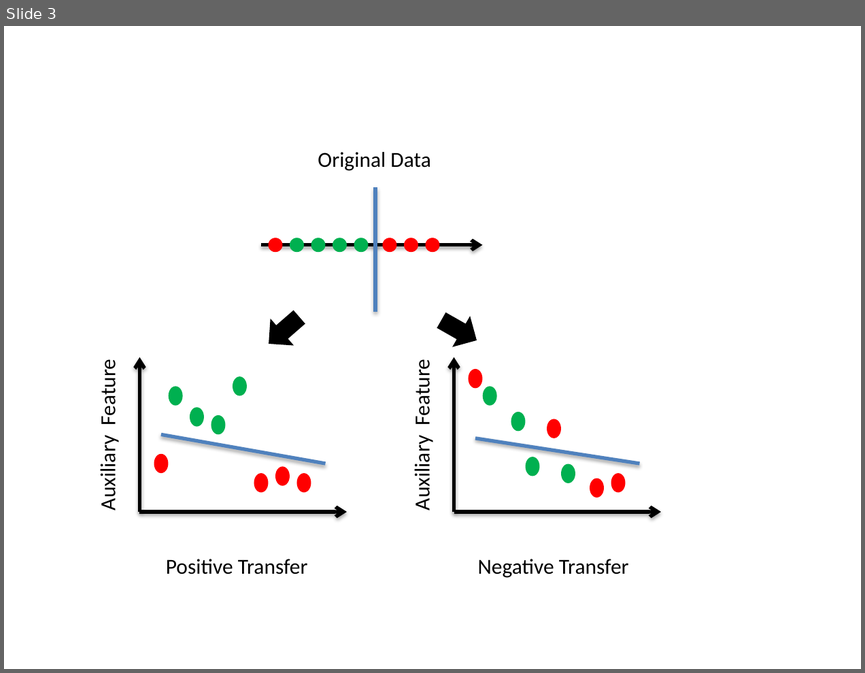
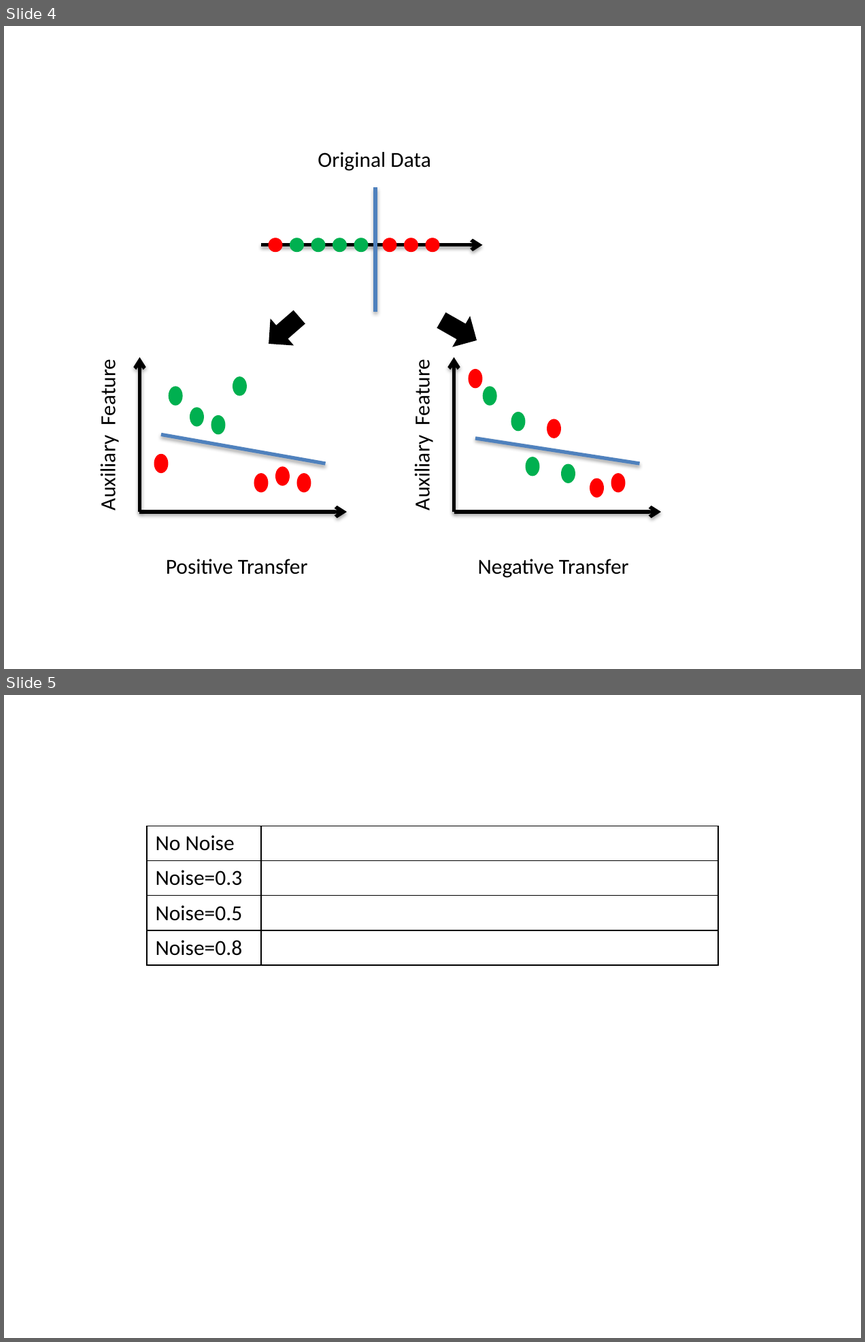
Before and after one commit to shuangao/thesis, a slide deck: transfer/fig/Presentation1.pptx. Shown one above the other, each under a label of ours: slide 3 before the commit, slides 4 and 5 after it. The pictures are 865x673 and 865x1342 pixels, drawn with LibreOffice and Linux fonts; fonts in the diff are those of the drawing. Boxes give left, top, right and bottom in pixels: in the first picture for what was removed or moved away, otherwise in the second. Text is boxed around its words. In the diff, an @@ line names an element or a change of style, - is before the commit and + after.

```diff
--- a/transfer/fig/Presentation1.pptx
+++ b/transfer/fig/Presentation1.pptx
@@ slide 5 added at (x1=4, y1=695, x2=861, y2=1338), background #FFFFFF @@
@@ table added at (x1=147, y1=826, x2=718, y2=965), 4 rows, 2 columns @@
+No Noise | 
+Noise=0.3 | 
+Noise=0.5 | 
+Noise=0.8 | 
@@ what was slide 3 is now slide 4 @@
```
Also in this commit, not shown: 1 slide changed, 2 other slides added, 1 slide removed, 35 other files.
